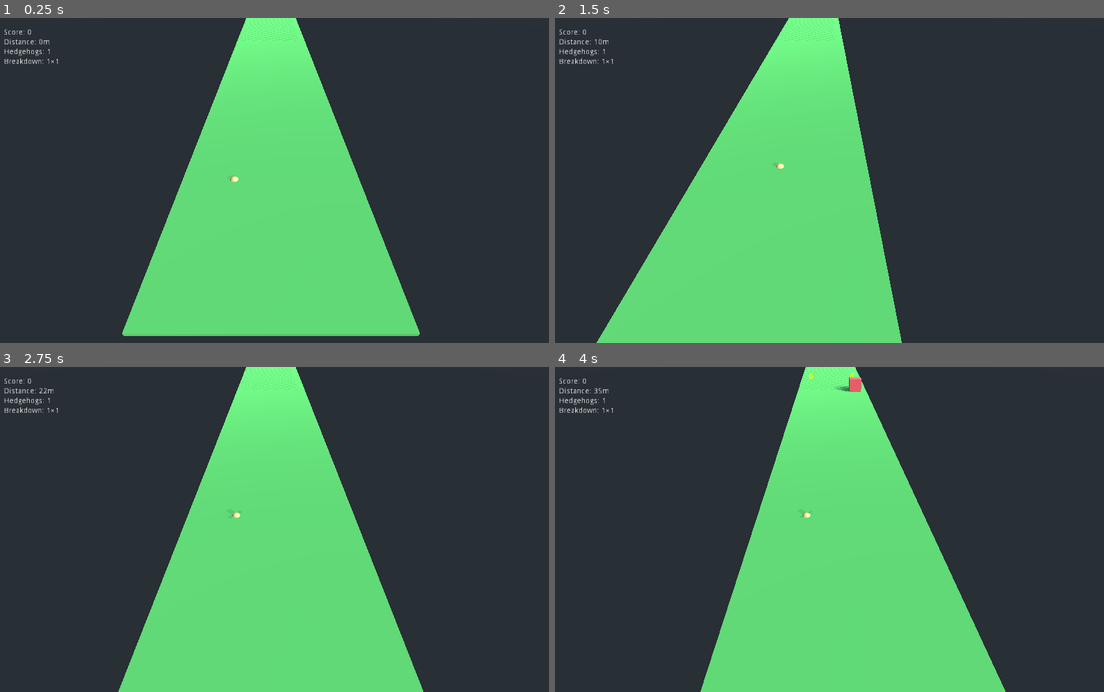
Above: before the commit, frames 1-4 (two rows, left to right).
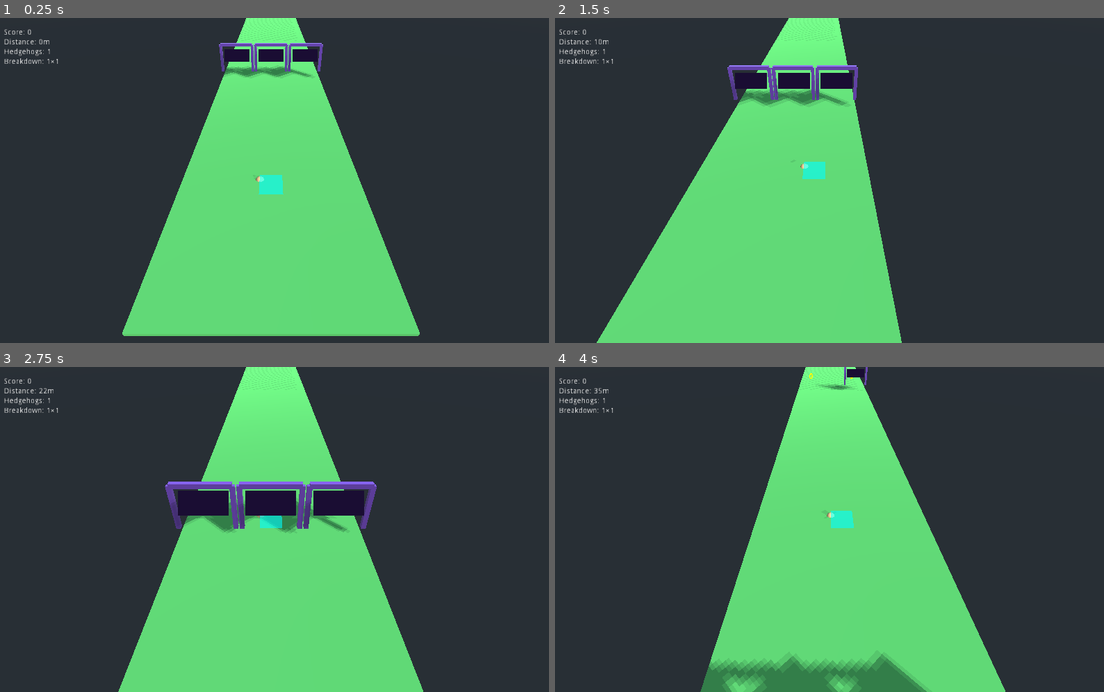
Above: after the commit, the same moments.

Repository: robbie-c/hedge-runner
Game: Godot game, scene res://scenes/main/Main.tscn
Two runs of this game, one before a commit and one after it. Both use one fixed random seed, a clock stepped at 60 frames per second and the inputs below. The engine's default icon, where the game draws it, is replaced by a stand-in: a white triangle on a blue panel in a dark square.
Inputs (mouse positions are in pixels of both pictures, inside the frame that each line leads up to):
- Up to frame 1 (0.25 s): no input
- Up to frame 2 (1.5 s): tap Enter at 0.5 s; move the mouse to (950, 164) at 0.52 s; click (950, 164) at 0.67 s; drag from (714, 196) to (796, 245) at 1.27 s
- Up to frame 3 (2.75 s): move the mouse to (323, 458) at 2.02 s; click (323, 458) at 2.17 s
- Up to frame 4 (4 s): drag from (796, 594) to (659, 480) at 2.77 s; move the mouse to (994, 578) at 3.52 s; click (994, 578) at 3.67 s

The runs differ from the first frame. In frame 1, 1.5% of the frame differs, in the area x 39-59%, y 7-55%; in frame 2, 2.3%; in frame 3, 4.5%, in the area x 30-69%, y 35-52%; in frame 4, 3.8%.

Commit message:
Fix player and obstacles somewhat

Diff:
--- a/scenes/obstacles/ObstacleBase.tscn
+++ b/scenes/obstacles/ObstacleBase.tscn
@@ -1,27 +1,85 @@
-[gd_scene load_steps=5 format=2]
+[gd_scene load_steps=7 format=2]
 
 [ext_resource path="res://scripts/obstacles/Obstacle.gd" type="Script" id=1]
 
 [sub_resource type="CubeMesh" id=1]
-size = Vector3( 2, 2, 2 )
+size = Vector3( 0.3, 3, 0.3 )
 
 [sub_resource type="SpatialMaterial" id=2]
-albedo_color = Color( 0.8, 0.3, 0.3, 1 )
+albedo_color = Color( 0.5, 0.3, 0.8, 1 )
+metallic = 0.7
+roughness = 0.3
+emission_enabled = true
+emission = Color( 0.5, 0.3, 0.8, 1 )
+emission_energy = 0.3
 
-[sub_resource type="BoxShape" id=3]
-extents = Vector3( 1, 1, 1 )
+[sub_resource type="CubeMesh" id=3]
+size = Vector3( 3.6, 0.3, 0.3 )
+
+[sub_resource type="QuadMesh" id=4]
+size = Vector2( 2, 1 )
+
+[sub_resource type="BoxShape" id=5]
+extents = Vector3( 2, 1.5, 2 )
 
 [node name="ObstacleBase" type="Area" groups=["obstacle"]]
+monitoring = true
+monitorable = true
+collision_layer = 2
+collision_mask = 1
 script = ExtResource( 1 )
 
-[node name="MeshInstance" type="MeshInstance" parent="."]
+[node name="Gate" type="Spatial" parent="."]
+
+[node name="LeftPillar" type="MeshInstance" parent="Gate"]
+transform = Transform( 1, 0, 0, 0, 1, 0, 0, 0, 1, -1.8, 1.5, 0 )
 mesh = SubResource( 1 )
 material/0 = SubResource( 2 )
 
+[node name="RightPillar" type="MeshInstance" parent="Gate"]
+transform = Transform( 1, 0, 0, 0, 1, 0, 0, 0, 1, 1.8, 1.5, 0 )
+mesh = SubResource( 1 )
+material/0 = SubResource( 2 )
+
+[node name="TopBar" type="MeshInstance" parent="Gate"]
+transform = Transform( 1, 0, 0, 0, 1, 0, 0, 0, 1, 0, 3, 0 )
+mesh = SubResource( 3 )
+material/0 = SubResource( 2 )
+
 [node name="CollisionShape" type="CollisionShape" parent="."]
-shape = SubResource( 3 )
+transform = Transform( 1, 0, 0, 0, 1, 0, 0, 0, 1, 0, 1.5, 0 )
+shape = SubResource( 5 )
 
-[node name="Label3D" type="Spatial" parent="."]
-transform = Transform( 1, 0, 0, 0, 1, 0, 0, 0, 1, 0, 1.5, 0 )
+[node name="TextDisplay" type="Spatial" parent="."]
+transform = Transform( 1, 0, 0, 0, 1, 0, 0, 0, 1, 0, 1.8, 0 )
+
+[node name="Viewport" type="Viewport" parent="TextDisplay"]
+size = Vector2( 1024, 1024 )
+transparent_bg = false
+render_target_v_flip = true
+render_target_update_mode = 3
+
+[node name="ColorRect" type="ColorRect" parent="TextDisplay/Viewport"]
+anchor_right = 1.0
+anchor_bottom = 1.0
+color = Color( 0.1, 0.05, 0.2, 1 )
+
+[node name="Label" type="Label" parent="TextDisplay/Viewport"]
+anchor_left = 0.5
+anchor_top = 0.5
+anchor_right = 0.5
+anchor_bottom = 0.5
+margin_left = -512.0
+margin_top = -512.0
+margin_right = 512.0
+margin_bottom = 512.0
+custom_colors/font_color = Color( 1, 1, 0, 1 )
+text = "+10"
+align = 1
+valign = 1
+uppercase = true
+
+[node name="TextMesh" type="MeshInstance" parent="TextDisplay"]
+mesh = SubResource( 4 )
 
 [connection signal="body_entered" from="." to="." method="_on_body_entered"]
--- a/scenes/player/HedgehogGroup.tscn
+++ b/scenes/player/HedgehogGroup.tscn
@@ -3,14 +3,17 @@
 [ext_resource path="res://scripts/player/HedgehogGroup.gd" type="Script" id=1]
 [ext_resource path="res://scenes/player/Hedgehog.tscn" type="PackedScene" id=2]
 
-[sub_resource type="BoxShape" id=1]
-extents = Vector3( 0.5, 0.5, 0.5 )
+[sub_resource type="SphereShape" id=1]
+radius = 0.3
 
 [node name="HedgehogGroup" type="KinematicBody"]
+collision_layer = 1
+collision_mask = 6
 script = ExtResource( 1 )
 hedgehog_scene = ExtResource( 2 )
 
 [node name="CollisionShape" type="CollisionShape" parent="."]
+transform = Transform( 1, 0, 0, 0, 1, 0, 0, 0, 1, 0, 0.5, 0 )
 shape = SubResource( 1 )
 
 [node name="HedgehogContainer" type="Spatial" parent="."]
--- a/scripts/generation/ObstacleSpawner.gd
+++ b/scripts/generation/ObstacleSpawner.gd
@@ -20,6 +20,9 @@
 func set_player(player_node: KinematicBody):
 	player = player_node
 	last_spawn_z = player.translation.z
+
+	# Spawn test gates for debugging
+	call_deferred("spawn_test_gates")
 
 func _process(delta):
 	if not player or GameManager.current_state != GameManager.GameState.RUNNING:
@@ -60,6 +63,8 @@
 	var z_pos = player.translation.z - 50.0  # Spawn ahead of player
 	obstacle.translation = Vector3(x_pos, 1.0, z_pos)
 
+	print("ObstacleSpawner: Spawning obstacle at position: ", obstacle.translation, " Player at: ", player.translation)
+
 	# Generate random math operation
 	var math_op = Constants.get_random_operation()
 	obstacle.set_operation(math_op.operation, math_op.value)
@@ -67,6 +72,8 @@
 	# Add to scene
 	add_child(obstacle)
 	active_obstacles.append(obstacle)
+
+	print("ObstacleSpawner: Obstacle monitoring=", obstacle.monitoring, " monitorable=", obstacle.monitorable, " layer=", obstacle.collision_layer, " mask=", obstacle.collision_mask)
 
 func create_obstacle() -> Area:
 	if obstacle_scene:
@@ -135,6 +142,28 @@
 	next_spawn_distance = base_distance / difficulty_factor
 	next_spawn_distance = max(next_spawn_distance, 10.0)  # Minimum distance
 
+func spawn_test_gates():
+	# Spawn 3 gates side by side for testing (one in each lane)
+	var test_z = player.translation.z - 20.0  # Close to start
+
+	for lane in range(3):
+		var obstacle = create_obstacle()
+		if not obstacle:
+			continue
+
+		var x_pos = Constants.get_lane_position(lane)
+		obstacle.translation = Vector3(x_pos, 1.0, test_z)
+
+		# Set simple test operations
+		var operations = ["+5", "-3", "*2"]
+		var op = operations[lane][0]
+		var val = int(operations[lane].substr(1))
+		obstacle.set_operation(op, val)
+
+		add_child(obstacle)
+		active_obstacles.append(obstacle)
+		print("Test gate spawned in lane ", lane, " at x=", x_pos)
+
 func reset():
 	# Clear all obstacles
 	for obstacle in active_obstacles:
--- a/scripts/obstacles/Obstacle.gd
+++ b/scripts/obstacles/Obstacle.gd
@@ -16,25 +16,86 @@
 	# Update label
 	update_label()
 
+	# Setup text display after being added to tree
+	call_deferred("setup_text_display")
+
 func set_operation(op: String, val: int):
 	operation = op
 	value = val
 	update_label()
 
+	# Setup text display after changes
+	if is_inside_tree():
+		call_deferred("setup_text_display")
+
 func update_label():
 	# Create label text based on operation
 	label_text = "%s%d" % [operation, value]
-
-	# In a full implementation, you'd update a 3D label or billboard here
-	# For now, we'll just store the text
 	print("Obstacle created: ", label_text)
 
+func setup_text_display():
+	# Get the viewport and label nodes
+	var viewport = get_node_or_null("TextDisplay/Viewport")
+	var label = get_node_or_null("TextDisplay/Viewport/Label")
+	var text_mesh = get_node_or_null("TextDisplay/TextMesh")
+
+	if not viewport or not label or not text_mesh:
+		return
+
+	# Set the label text
+	label.text = label_text
+
+	# Create and configure a large dynamic font
+	var dynamic_font = DynamicFont.new()
+	var font_data = DynamicFontData.new()
+
+	# Try to load a system font, fallback if it doesn't exist
+	var font_paths = [
+		"/System/Library/Fonts/Helvetica.ttc",
+		"/System/Library/Fonts/Supplemental/Arial.ttf",
+		"res://icon.png"  # Fallback - will fail gracefully
+	]
+
+	for font_path in font_paths:
+		var file = File.new()
+		if file.file_exists(font_path):
+			font_data.font_path = font_path
+			break
+
+	dynamic_font.font_data = font_data
+	dynamic_font.size = 300
+	label.add_font_override("font", dynamic_font)
+
+	# Make the text mesh bigger (3 units wide x 1.5 units tall)
+	var quad_mesh = text_mesh.mesh as QuadMesh
+	if quad_mesh:
+		quad_mesh.size = Vector2(3, 1.5)
+
+	# Wait a frame for the viewport to render
+	yield(get_tree(), "idle_frame")
+
+	# Apply the viewport texture to the text mesh
+	var viewport_texture = viewport.get_texture()
+	var material = SpatialMaterial.new()
+	material.albedo_texture = viewport_texture
+	material.flags_transparent = false
+	material.flags_unshaded = true
+	material.params_billboard_mode = SpatialMaterial.BILLBOARD_ENABLED
+	material.params_cull_mode = SpatialMaterial.CULL_DISABLED
+	text_mesh.material_override = material
+
 func _on_body_entered(body):
+	print("Obstacle: body_entered signal fired! Body: ", body.name, " Groups: ", body.get_groups())
+
 	if hit:
+		print("Obstacle: Already hit, ignoring")
 		return
 
 	if body.is_in_group("player") or body.name == "HedgehogGroup":
+		print("Obstacle: Player detected! Applying operation: ", label_text)
 		hit_by_player()
+	else:
+		print("Obstacle: Body is not player")
 
 func hit_by_player():
 	if hit:
@@ -45,16 +106,24 @@
 	# Apply the math operation to the hedgehog count
 	ScoreManager.apply_math_operation(operation, value)
 
-	# Visual feedback - flash the mesh yellow
-	var mesh_instance = get_node_or_null("MeshInstance")
-	if mesh_instance and mesh_instance.get_surface_material(0):
-		var mat = mesh_instance.get_surface_material(0).duplicate()
-		mat.albedo_color = Color(1, 1, 0)
-		mesh_instance.set_surface_material(0, mat)
+	# Visual feedback - flash the gate yellow
+	flash_gate()
 
 	# Remove the obstacle after a short delay
 	yield(get_tree().create_timer(0.2), "timeout")
 	queue_free()
 
+func flash_gate():
+	# Flash all gate parts yellow
+	var gate_parts = ["Gate/LeftPillar", "Gate/RightPillar", "Gate/TopBar"]
+	for part_path in gate_parts:
+		var mesh_instance = get_node_or_null(part_path)
+		if mesh_instance and mesh_instance.get_surface_material(0):
+			var mat = mesh_instance.get_surface_material(0).duplicate()
+			mat.albedo_color = Color(1, 1, 0)
+			mat.emission = Color(1, 1, 0)
+			mat.emission_energy = 1.0
+			mesh_instance.set_surface_material(0, mat)
+
 func get_operation_string() -> String:
 	return label_text
--- a/scripts/player/HedgehogGroup.gd
+++ b/scripts/player/HedgehogGroup.gd
@@ -37,6 +37,9 @@
 	collision_layer = Constants.LAYER_PLAYER
 	collision_mask = Constants.LAYER_OBSTACLES | Constants.LAYER_COLLECTIBLES
 
+	# Add debug formation area visualization
+	create_formation_debug_visual()
+
 func _input(event):
 	if event is InputEventMouseMotion:
 		mouse_position = event.position
@@ -60,6 +63,16 @@
 
 	# Apply movement
 	velocity = move_and_slide(velocity, Vector3.UP)
+
+	# Debug: Print position and lane info every 60 frames
+	if Engine.get_frames_drawn() % 60 == 0:
+		var track_left = -Constants.TRACK_WIDTH / 2.0  # -6
+		var track_right = Constants.TRACK_WIDTH / 2.0  # +6
+		var distance_from_left = translation.x - track_left
+		var distance_from_right = track_right - translation.x
+		print("HedgehogGroup: x=", translation.x, " lane=", current_lane, " target_x=", target_x_position,
+			  " | Track: left=", track_left, " right=", track_right,
+			  " | Distance from edges: left=", distance_from_left, " right=", distance_from_right)
 
 	# Update score distance
 	ScoreManager.add_distance(move_speed * delta)
@@ -123,7 +136,8 @@
 		var row = int(i / Constants.HEDGEHOG_MAX_PER_ROW)
 		var col = i % Constants.HEDGEHOG_MAX_PER_ROW
 
-		var x_offset = (col - Constants.HEDGEHOG_MAX_PER_ROW / 2.0) * Constants.HEDGEHOG_SPACING
+		# Center the formation: use (max-1)/2 to get symmetric offsets
+		var x_offset = (col - (Constants.HEDGEHOG_MAX_PER_ROW - 1) / 2.0) * Constants.HEDGEHOG_SPACING
 		var z_offset = row * Constants.HEDGEHOG_SPACING
 		var y_offset = magnitude * 0.2  # Stack different magnitudes slightly higher
 
@@ -145,6 +159,34 @@
 	elif body.is_in_group("collectible"):
 		body.collect()
 
+func create_formation_debug_visual():
+	# Create a semi-transparent colored plane to show formation bounds
+	var debug_mesh = MeshInstance.new()
+	visual_container.add_child(debug_mesh)
+
+	# Create a plane mesh sized to actual formation area
+	# Formation spans from leftmost to rightmost hedgehog
+	# With N hedgehogs, there are (N-1) gaps between them
+	var formation_width = (Constants.HEDGEHOG_MAX_PER_ROW - 1) * Constants.HEDGEHOG_SPACING
+	var formation_depth = 2.0  # Arbitrary depth for visibility
+	var plane = PlaneMesh.new()
+	plane.size = Vector2(formation_width, formation_depth)
+	debug_mesh.mesh = plane
+
+	# Position above ground level so it's visible
+	debug_mesh.translation = Vector3(0, 0.5, formation_depth / 2.0)
+
+	# Create semi-transparent bright cyan material
+	var material = SpatialMaterial.new()
+	material.albedo_color = Color(0, 1, 1, 0.6)  # Cyan with 60% opacity
+	material.emission_enabled = true
+	material.emission = Color(0, 1, 1)  # Cyan emission for visibility
+	material.emission_energy = 0.5
+	material.flags_transparent = true
+	material.flags_unshaded = true
+	material.params_cull_mode = SpatialMaterial.CULL_DISABLED  # Visible from both sides
+	debug_mesh.material_override = material
+
 func reset_position():
 	translation = Constants.PLAYER_START_POSITION
 	current_lane = 1
--- a/scripts/utils/Constants.gd
+++ b/scripts/utils/Constants.gd
@@ -15,7 +15,7 @@
 
 # Hedgehog display settings
 const HEDGEHOG_SPACING: float = 0.5
-const HEDGEHOG_MAX_PER_ROW: int = 10
+const HEDGEHOG_MAX_PER_ROW: int = 4  # Formation width = 4 * 0.5 = 2 units (half of gate)
 const HEDGEHOG_SCALE: float = 1.0
 
 # Hedgehog color coding (by magnitude)
@@ -49,14 +49,16 @@
 # UI settings
 const HUD_UPDATE_INTERVAL: float = 0.1
 
-# Physics layers
-const LAYER_PLAYER: int = 1
-const LAYER_OBSTACLES: int = 2
-const LAYER_COLLECTIBLES: int = 3
-const LAYER_TRACK: int = 4
+# Physics layers (must be powers of 2 for bit flags)
+const LAYER_PLAYER: int = 1      # Layer 1 (bit 0)
+const LAYER_OBSTACLES: int = 2   # Layer 2 (bit 1)
+const LAYER_COLLECTIBLES: int = 4  # Layer 3 (bit 2)
+const LAYER_TRACK: int = 8       # Layer 4 (bit 3)
 
 func get_lane_position(lane_index: int) -> float:
 	# Returns the X position for a given lane (0, 1, or 2)
+	# Each lane is LANE_WIDTH (4 units) wide, centered in its zone
+	# Lane 0: x=-4, Lane 1: x=0, Lane 2: x=+4
 	var offset = -TRACK_WIDTH / 2.0 + LANE_WIDTH / 2.0
 	return offset + (lane_index * LANE_WIDTH)
 
